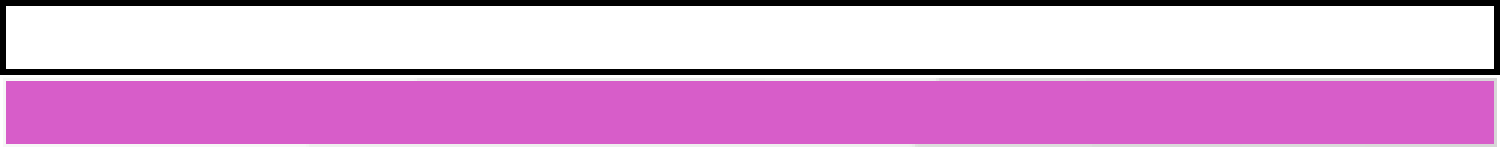
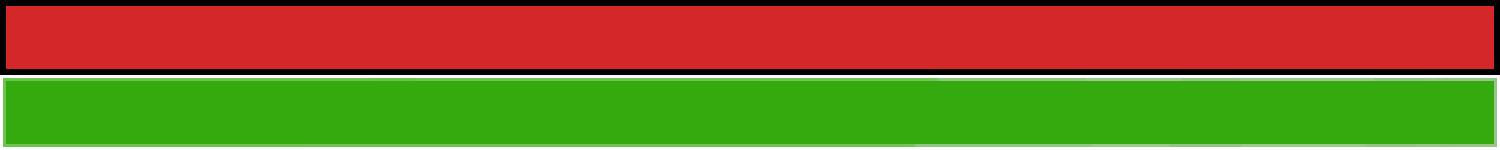
Layers edited between the first and the second (1500, 150) image:
painted on "Layer 1" over [6, 6, 1494, 69]
painted on "Layer 2" over [3, 78, 1497, 147]
